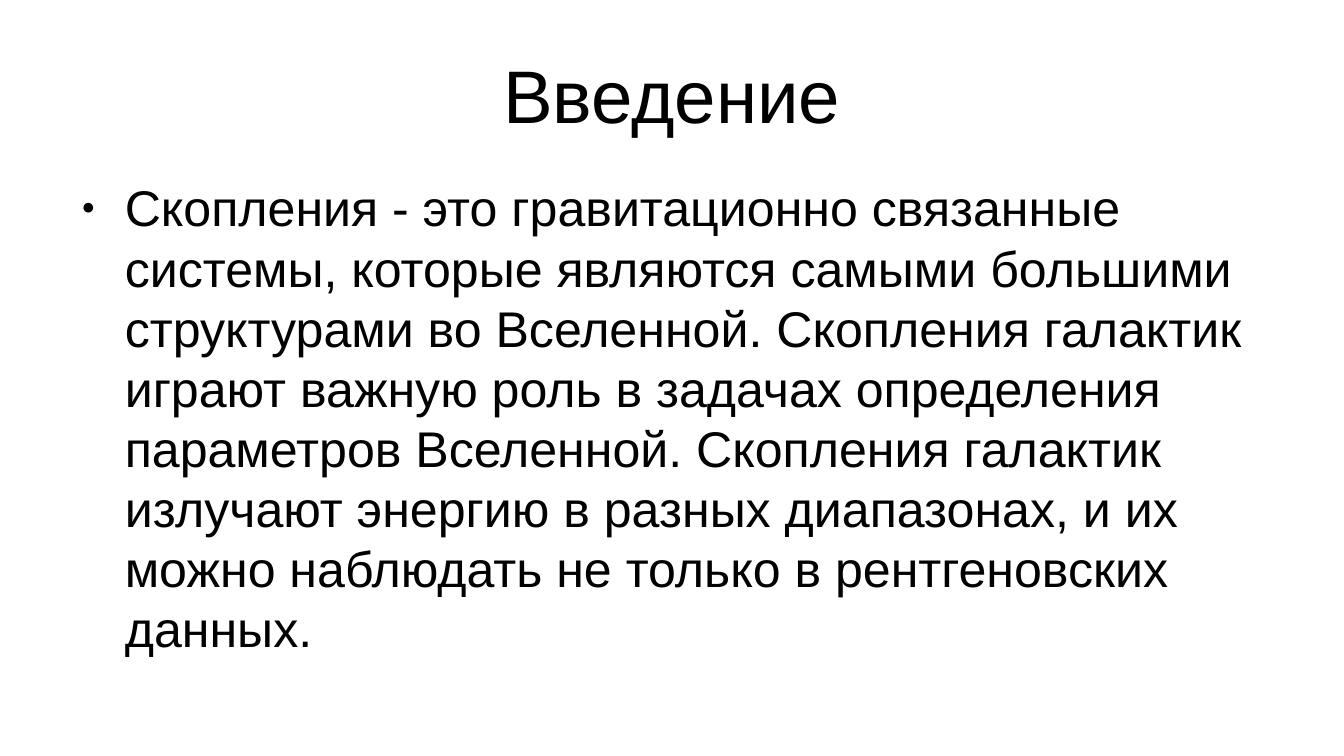
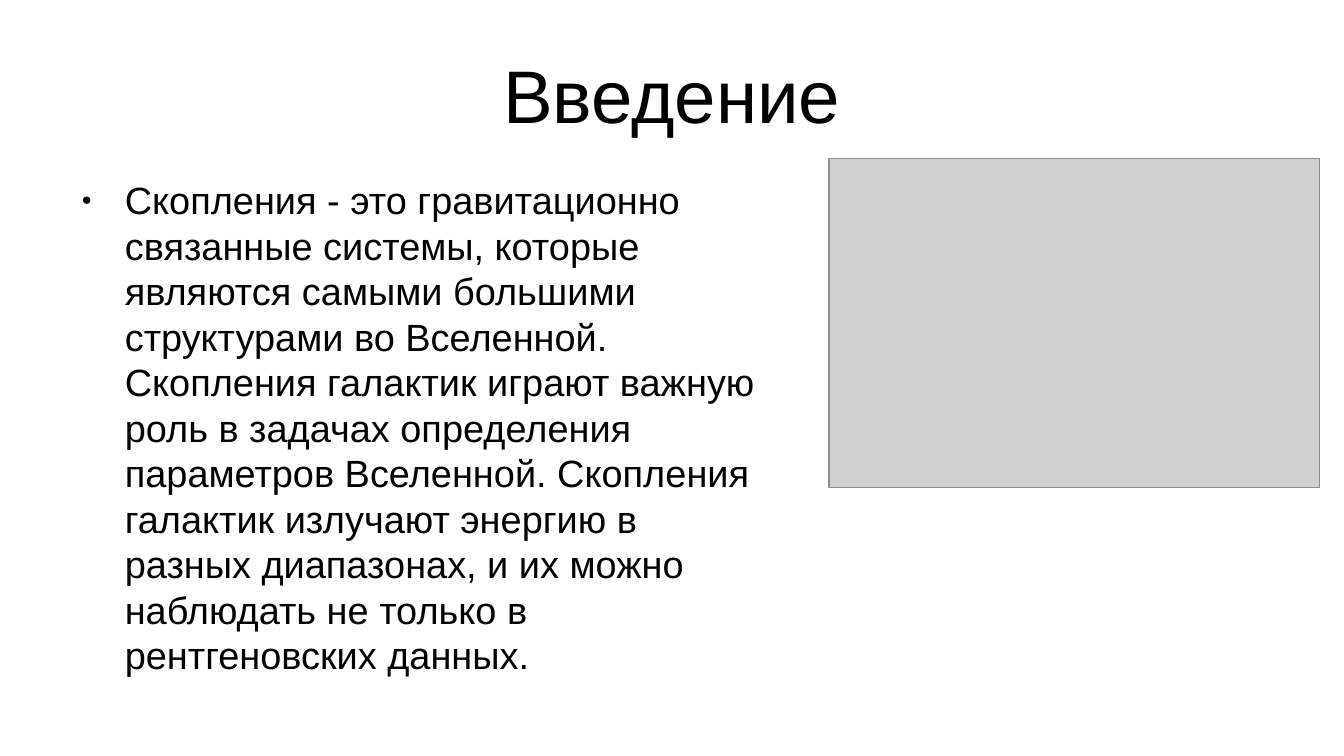
Before and after one commit to rt2122/data-segmentation-2, a slide deck: slide 2 of text/sem.odp. Drawn at 1344x756 pixels with LibreOffice and Linux fonts; fonts in the diff are those of the drawing; grey boxes stand for pictures. Boxes give left, top, right and bottom in pixels: in the first picture for what was removed or moved away, otherwise in the second. Text is boxed around its words. In the diff, an @@ line names an element or a change of style, - is before the commit and + after.

```diff
--- a/text/sem.odp
+++ b/text/sem.odp
@@ text "Скопления - это гравитационно связанные ..." at (125,187,755,631): size 29.6 to 22.4 pt @@
@@ picture added at (829,159,1320,488) @@
```
Also in this commit, not shown: 6 other slides changed, 10 slides added, 8 other files.
